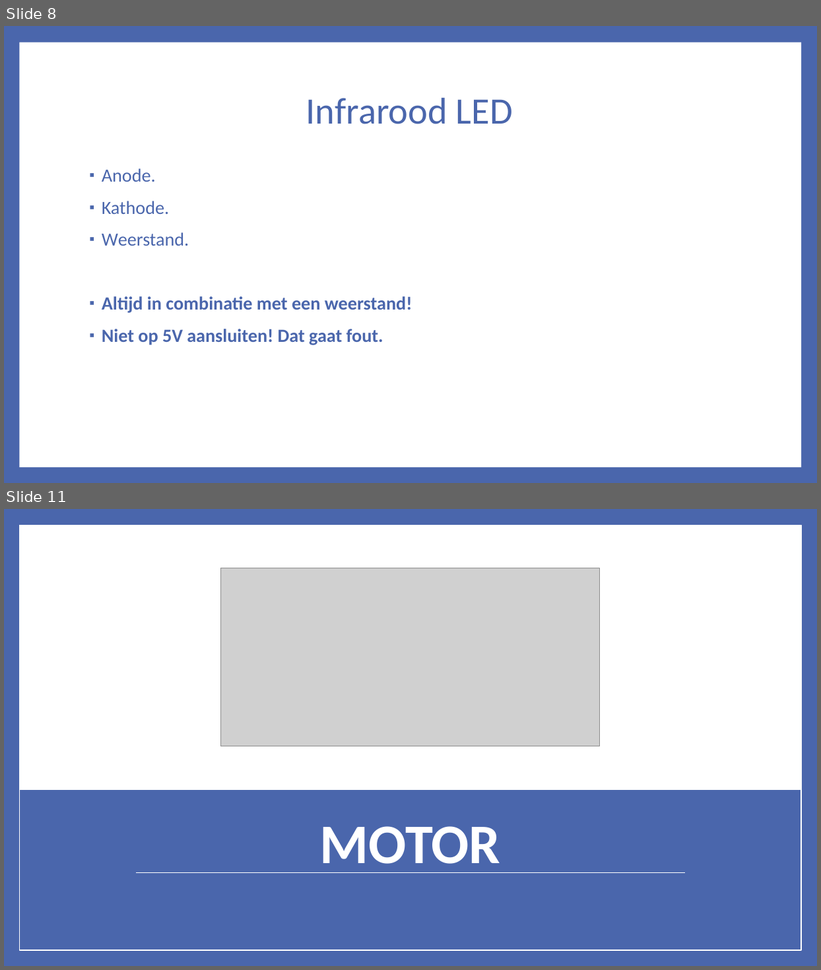
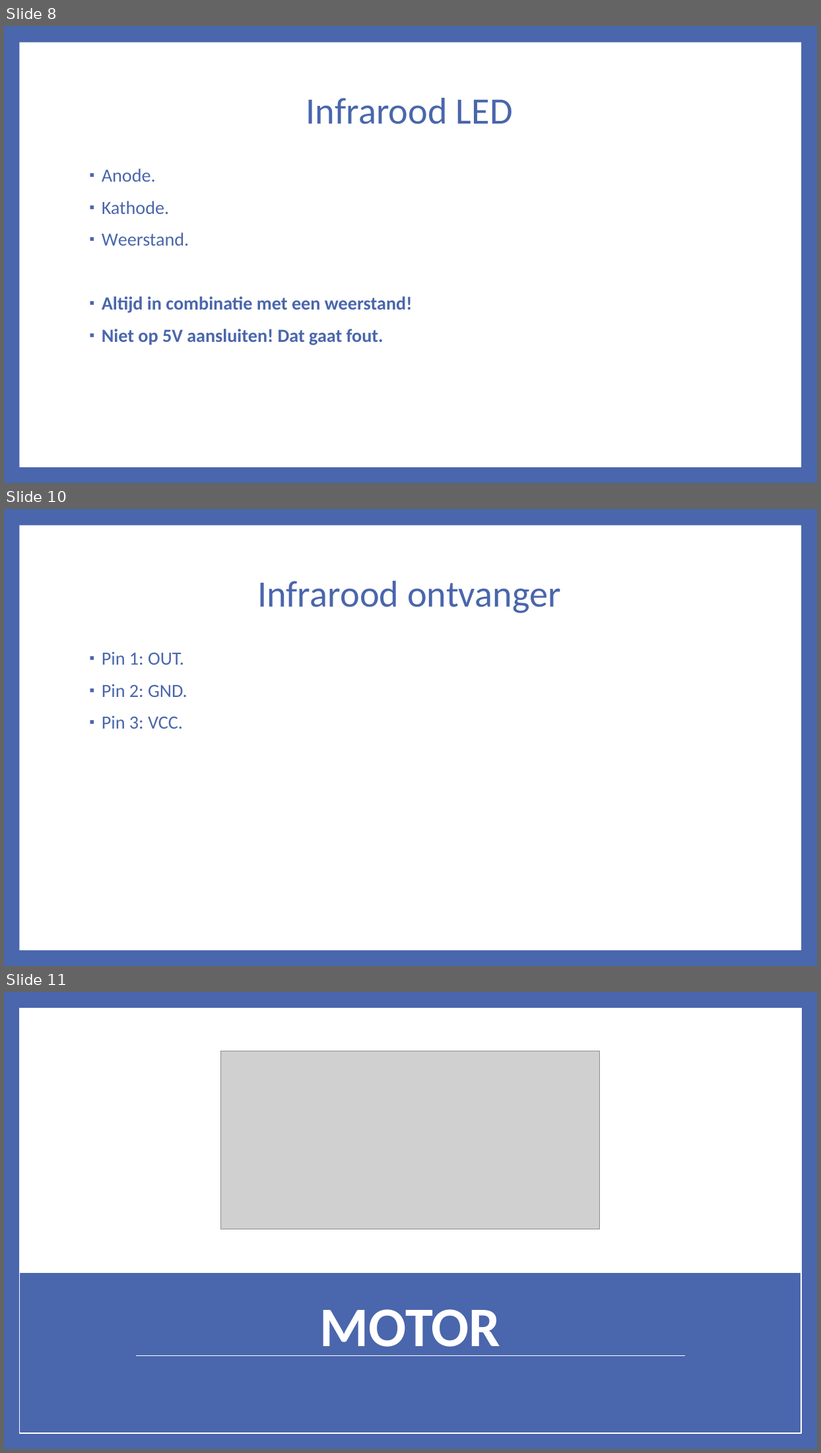
Before and after one commit to jeroenvanhattem/Arduino-Workshop, a slide deck: Documents/Arduino Advanced.pptx. Shown one above the other, each under a label of ours: slides 8 and 11 before the commit, slides 8, 10 and 11 after it; the slides between them are not shown. The pictures are 821x970 and 821x1453 pixels, drawn with LibreOffice and Linux fonts; fonts in the diff are those of the drawing; grey boxes stand for pictures. Boxes give left, top, right and bottom in pixels: in the first picture for what was removed or moved away, otherwise in the second. Text is boxed around its words. In the diff, an @@ line names an element or a change of style, - is before the commit and + after.

```diff
--- a/Documents/Arduino Advanced.pptx
+++ b/Documents/Arduino Advanced.pptx
@@ slide 10 added at <box>4,509,817,966</box>, background #4A66AC; not listed: 1 template element that a slide beside it also shows @@
@@ title added at <box>257,581,561,613</box>, 44 pt, text #4A66AC @@
+Infrarood ontvanger
@@ text added at <box>102,652,187,729</box>, 22 pt, text #4A66AC @@
+▪ Pin 1: OUT.
+▪ Pin 2: GND.
+▪ Pin 3: VCC.
```
Also in this commit, not shown: 2 slides changed, 1 other slide added, 6 slides removed, 58 other files.
